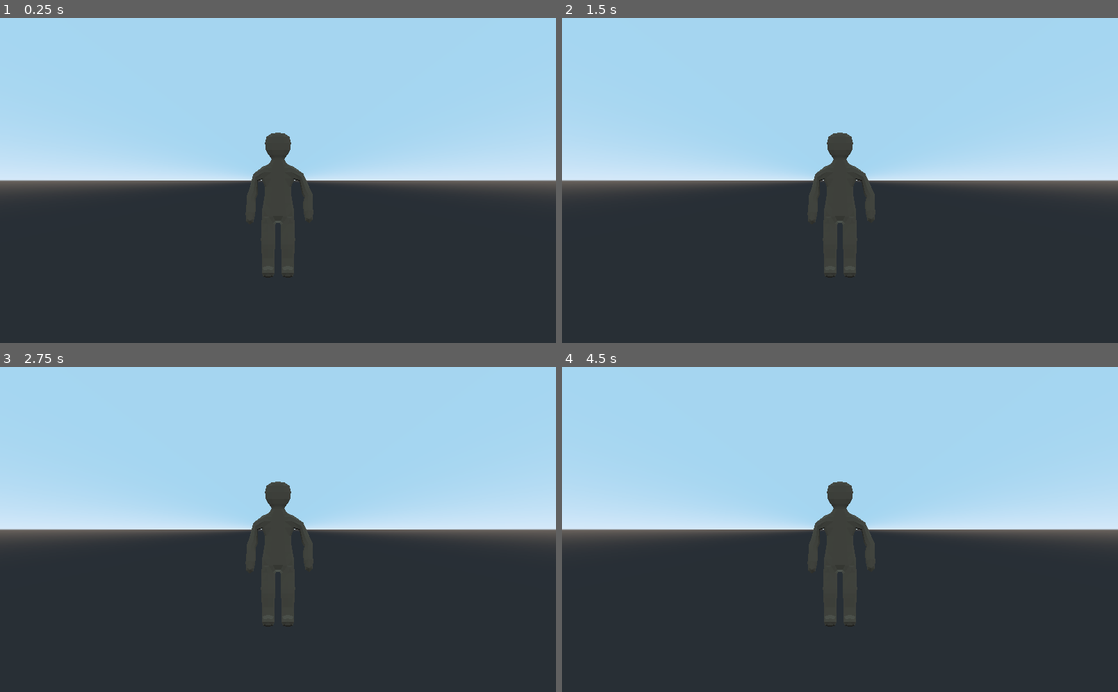
Above: before the commit, frames 1-4 (two rows, left to right).
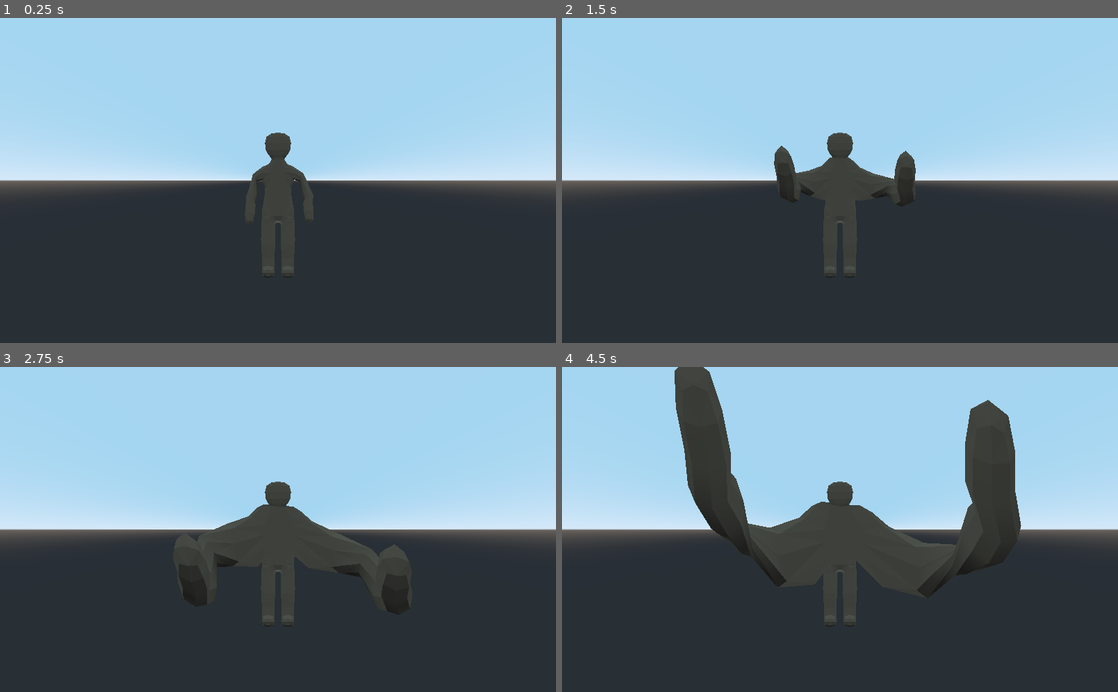
Above: after the commit, the same moments.

Repository: organicpencil/muscle-typer
Game: Godot game, scene res://player/player_test.tscn
Two runs of this game, one before a commit and one after it. Both use one fixed random seed, a clock stepped at 60 frames per second and the inputs below. The project has no main scene, so this scene is started directly.
Inputs:
- Up to frame 1 (0.25 s): no input
- Up to frame 2 (1.5 s): no input
- Up to frame 3 (2.75 s): no input
- Up to frame 4 (4.5 s): no input

The runs differ from the first frame. In frame 1, less than 0.1% of the frame differs, in the area x 44-57%, y 44-59%; in frame 2, 1.0%; in frame 3, 1.3%; in frame 4, 8.9%, in the area x 20-83%, y 0-71%.

Commit message:
Prefix private vars with _, add better example

Diff:
--- a/project/player/player.gd
+++ b/project/player/player.gd
@@ -1,10 +1,10 @@
 extends Spatial
 
-var anim_lift
-var anim_grow
+var _anim_lift
+var _anim_grow
 
-var lifting = false
-var grunted = false
+var _lifting = false
+var _delayed_signal = false
 
 ## Important vars
 var lift_speed = 0.0 # Set me to determine lifting speed. Normal = 1.0
@@ -16,29 +16,29 @@
 signal lift_start_delayed
 
 func _ready():
-	anim_lift = $AnimationPlayer
-	anim_grow = anim_lift.duplicate()
-	add_child(anim_grow)
+	_anim_lift = $AnimationPlayer
+	_anim_grow = _anim_lift.duplicate()
+	add_child(_anim_grow)
 
-	anim_grow.play("grow", -1, 0.0)
+	_anim_grow.play("grow", -1, 0.0)
 
 func _process(delta):
-	if !anim_lift.is_playing():
-		if lifting:
-			lifting = false
-			anim_lift.play("lift_down")
+	if !_anim_lift.is_playing():
+		if _lifting:
+			_lifting = false
+			_anim_lift.play("lift_down")
 			emit_signal("lift_end")
 		else:
-			lifting = true
-			grunted = false
-			anim_lift.play("lift_up", -1, lift_speed)
+			_lifting = true
+			_delayed_signal = false
+			_anim_lift.play("lift_up", -1, lift_speed)
 			emit_signal("lift_start")
 
-	elif anim_lift.current_animation == "lift_up":
-		anim_lift.playback_speed = lift_speed
+	elif _anim_lift.current_animation == "lift_up":
+		_anim_lift.playback_speed = lift_speed
 
-		if !grunted and anim_lift.current_animation_position > 0.15:
-			grunted = true
+		if !_delayed_signal and _anim_lift.current_animation_position > 0.15:
+			_delayed_signal = true
 			emit_signal("lift_start_delayed")
 
-	anim_grow.seek(arm_size)
+	_anim_grow.seek(arm_size)
--- /dev/null
+++ b/project/player/player_test.gd
@@ -0,0 +1,5 @@
+extends Node
+
+func _process(delta):
+	$Player.arm_size = min($Player.arm_size + delta, 4.0)
+	$Player.lift_speed = rand_range(0.0, 3.0)
--- a/project/player/player_test.tscn
+++ b/project/player/player_test.tscn
@@ -1,10 +1,12 @@
-[gd_scene load_steps=2 format=2]
+[gd_scene load_steps=3 format=2]
 
-[ext_resource path="res://player/player.tscn" type="PackedScene" id=1]
+[ext_resource path="res://player/player_test.gd" type="Script" id=1]
+[ext_resource path="res://player/player.tscn" type="PackedScene" id=2]
 
 [node name="PlayerTest" type="Node"]
+script = ExtResource( 1 )
 
-[node name="Player" parent="." instance=ExtResource( 1 )]
+[node name="Player" parent="." instance=ExtResource( 2 )]
 
 [node name="Camera" type="Camera" parent="."]
 transform = Transform( -1, 0, -8.74228e-08, 0, 1, 0, 8.74228e-08, 0, -1, 0, 3, -17 )
